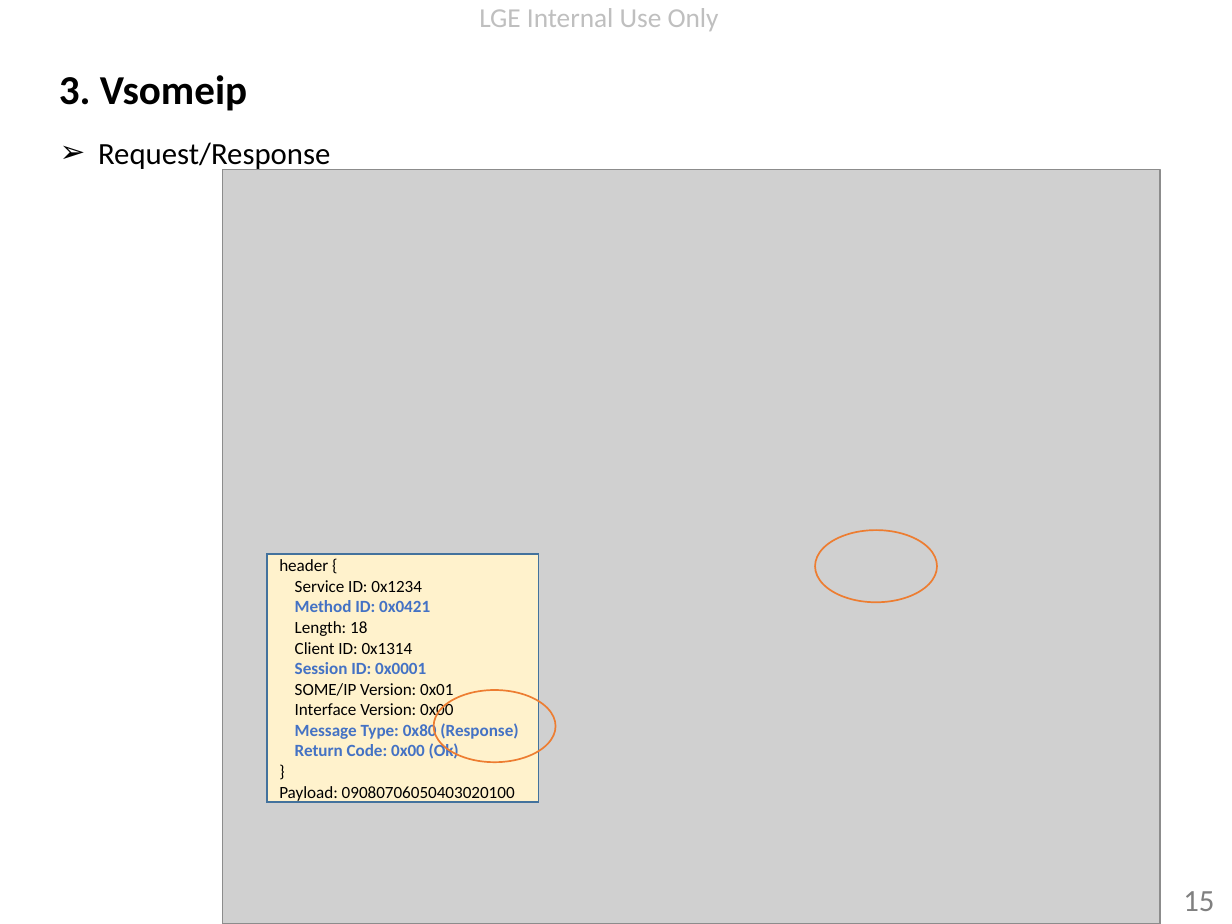
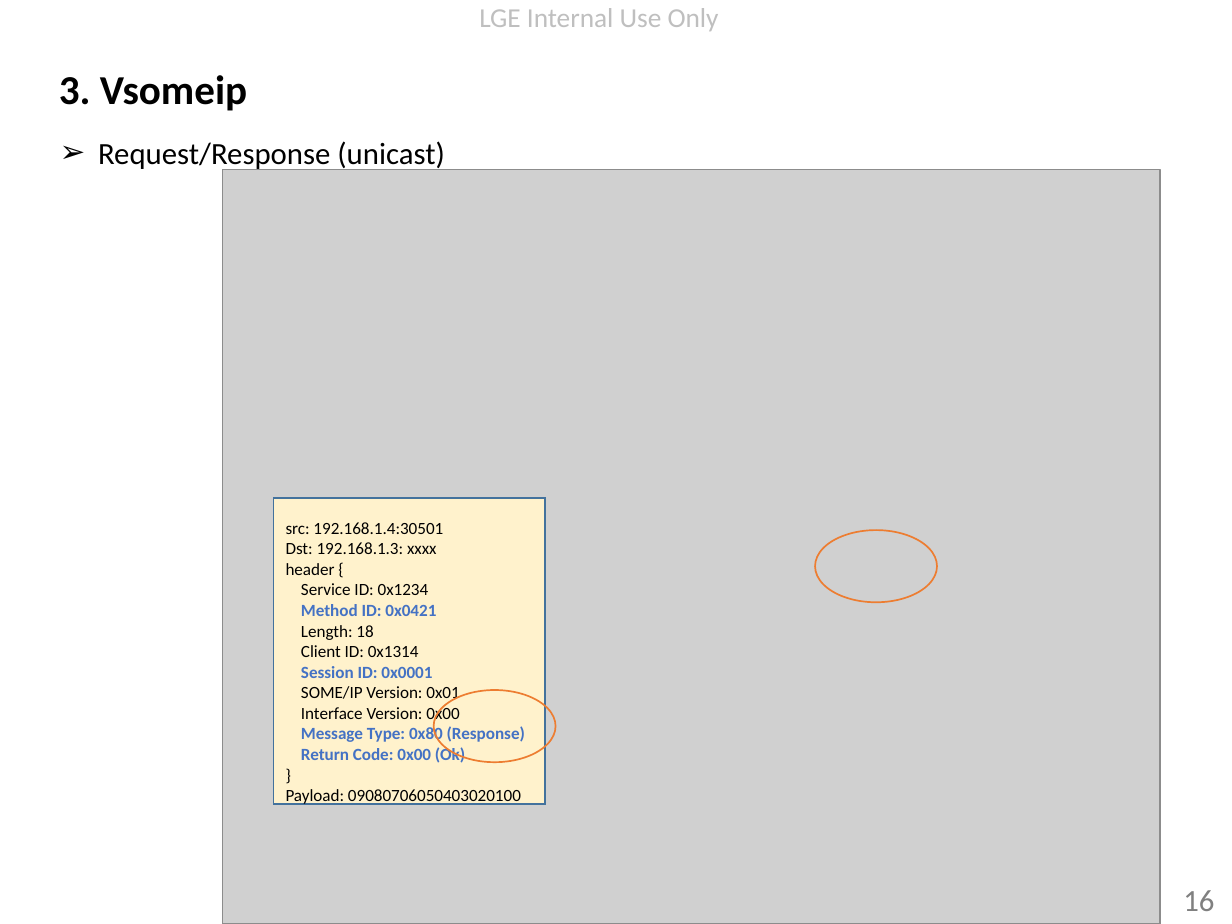
Before and after one commit to minhthedt/vsomeip-example, a slide deck: slide 16 of doc/Vsomeip knowledge.pptx (slide 15 before the commit). Drawn at 1232x924 pixels with LibreOffice and Linux fonts; fonts in the diff are those of the drawing; grey boxes stand for pictures; background and template pictures are left out. Boxes give left, top, right and bottom in pixels: in the first picture for what was removed or moved away, otherwise in the second. Text is boxed around its words. In the diff, an @@ line names an element or a change of style, - is before the commit and + after.

Commit message:
add calcualteSum add setValue and simulate callstatue = remoteerror(4) Commonapi-someip don't support fire&forget for method no return. => void setValue(int32_t x) : client send request instead of request_no_return, server send resonpse with empty payload update readme

```diff
--- a/doc/Vsomeip knowledge.pptx
+++ b/doc/Vsomeip knowledge.pptx
@@ text at box(98, 141, 445, 172): text changed @@
-➢ Request/Response
+➢ Request/Response (unicast)
@@ rectangle "src: 192.168.1.4:30501": place and size @@
-rectangle "src: 192.168.1.4:30501" at box(267, 554, 538, 802)
+rectangle "src: 192.168.1.4:30501" at box(274, 498, 546, 803)
@@ text in rectangle at box(286, 522, 443, 554): paragraphs added @@
+src: 192.168.1.4:30501
+Dst: 192.168.1.3: xxxx
@@ page number at box(1183, 890, 1214, 911): text changed @@
-15
+16
```
Also in this commit, not shown: 4 other slides changed, 6 slides added, 12 other files.
